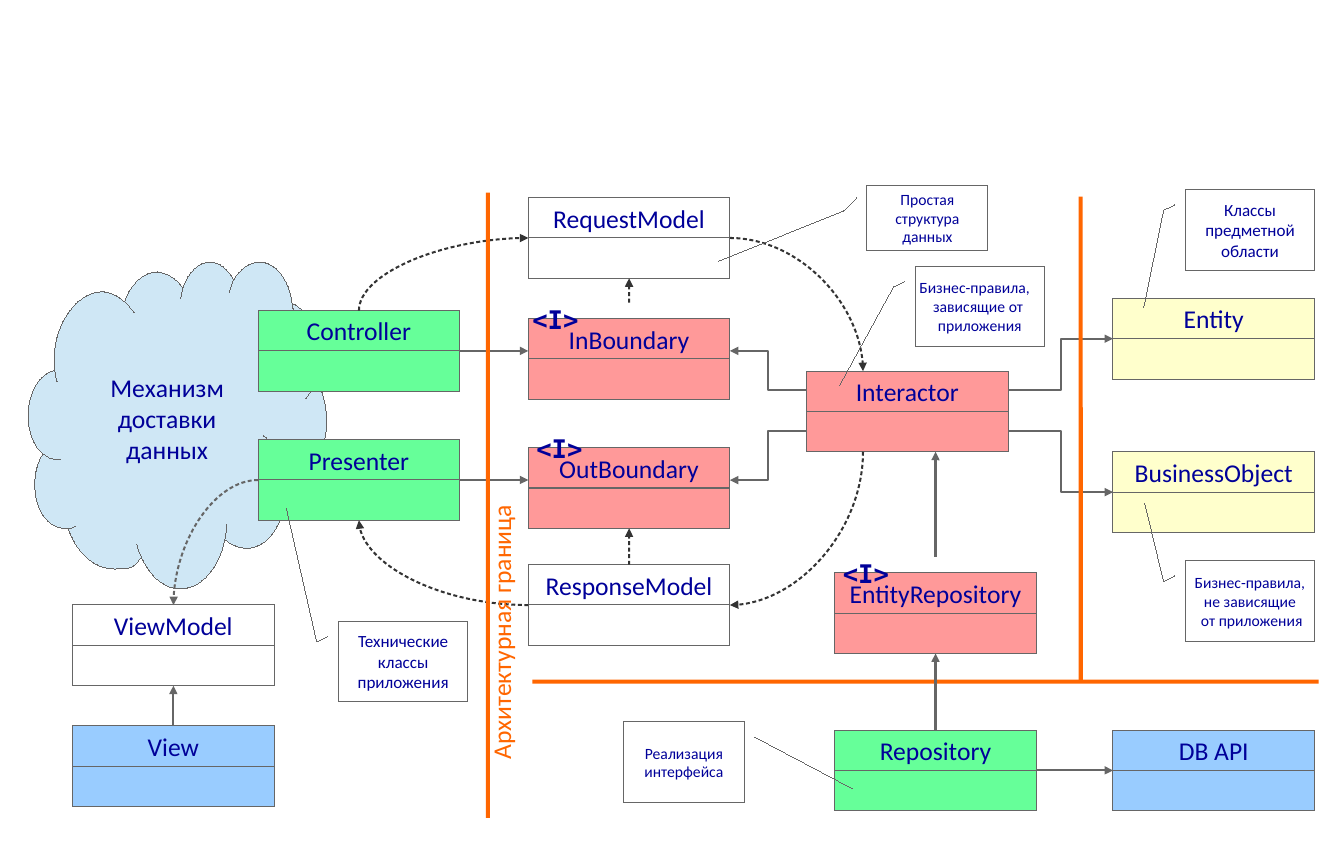
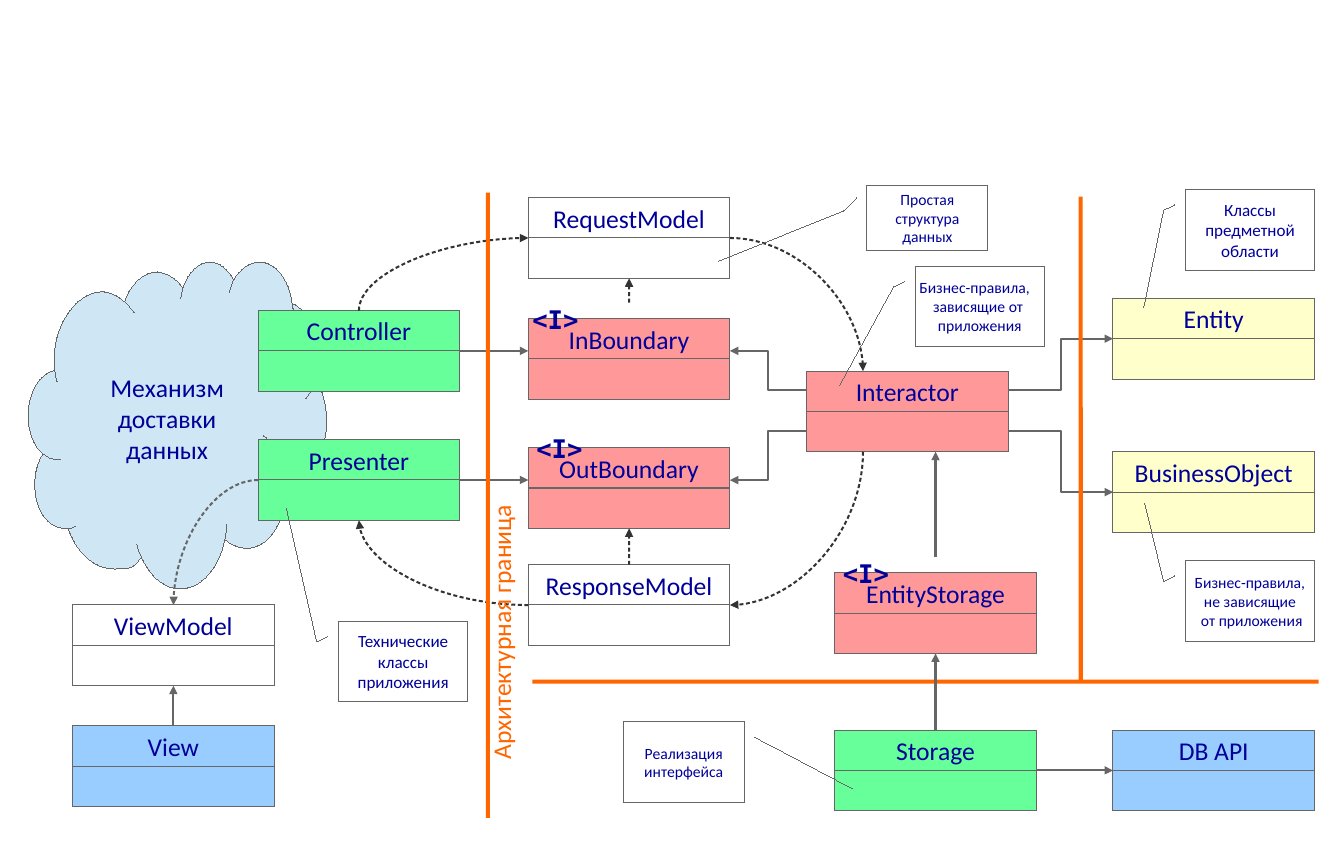
Before and after one commit to mike-shock/Programmers_Club-Caiman, a slide deck: slide 67 of drafts/Software_Craft.odp. Drawn at 1344x847 pixels with LibreOffice and Linux fonts; fonts in the diff are those of the drawing; background and template pictures are left out. Boxes give left, top, right and bottom in pixels: in the first picture for what was removed or moved away, otherwise in the second. Text is boxed around its words. In the diff, an @@ line names an element or a change of style, - is before the commit and + after.

```diff
--- a/drafts/Software_Craft.odp
+++ b/drafts/Software_Craft.odp
@@ text in rectangle at [866, 582, 1005, 608]: text changed @@
-EntityRepository
+EntityStorage
@@ text in rectangle at [896, 743, 975, 765]: text changed @@
-Repository
+Storage
```
Also in this commit, not shown: 10 other slides changed, 1 other file.
